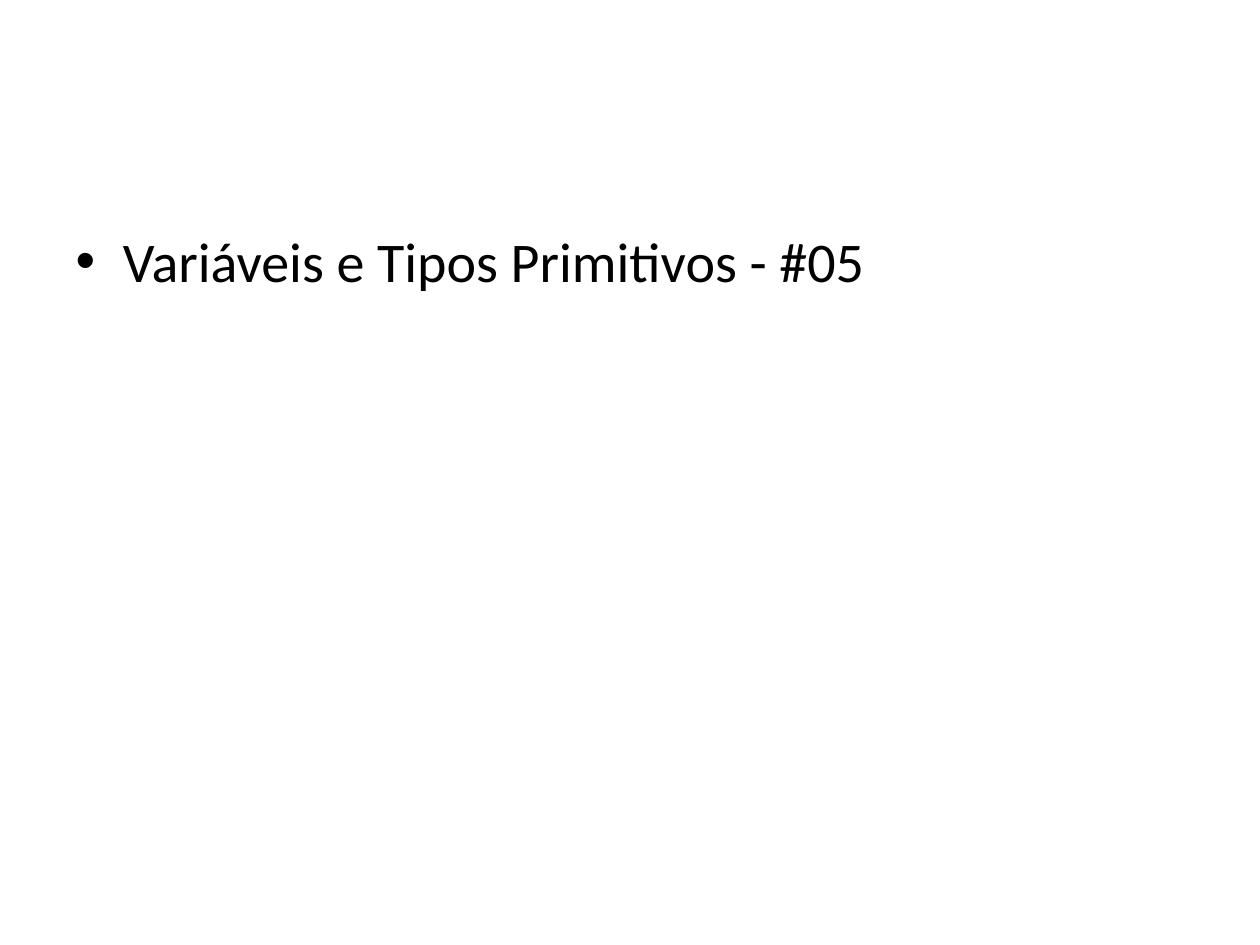
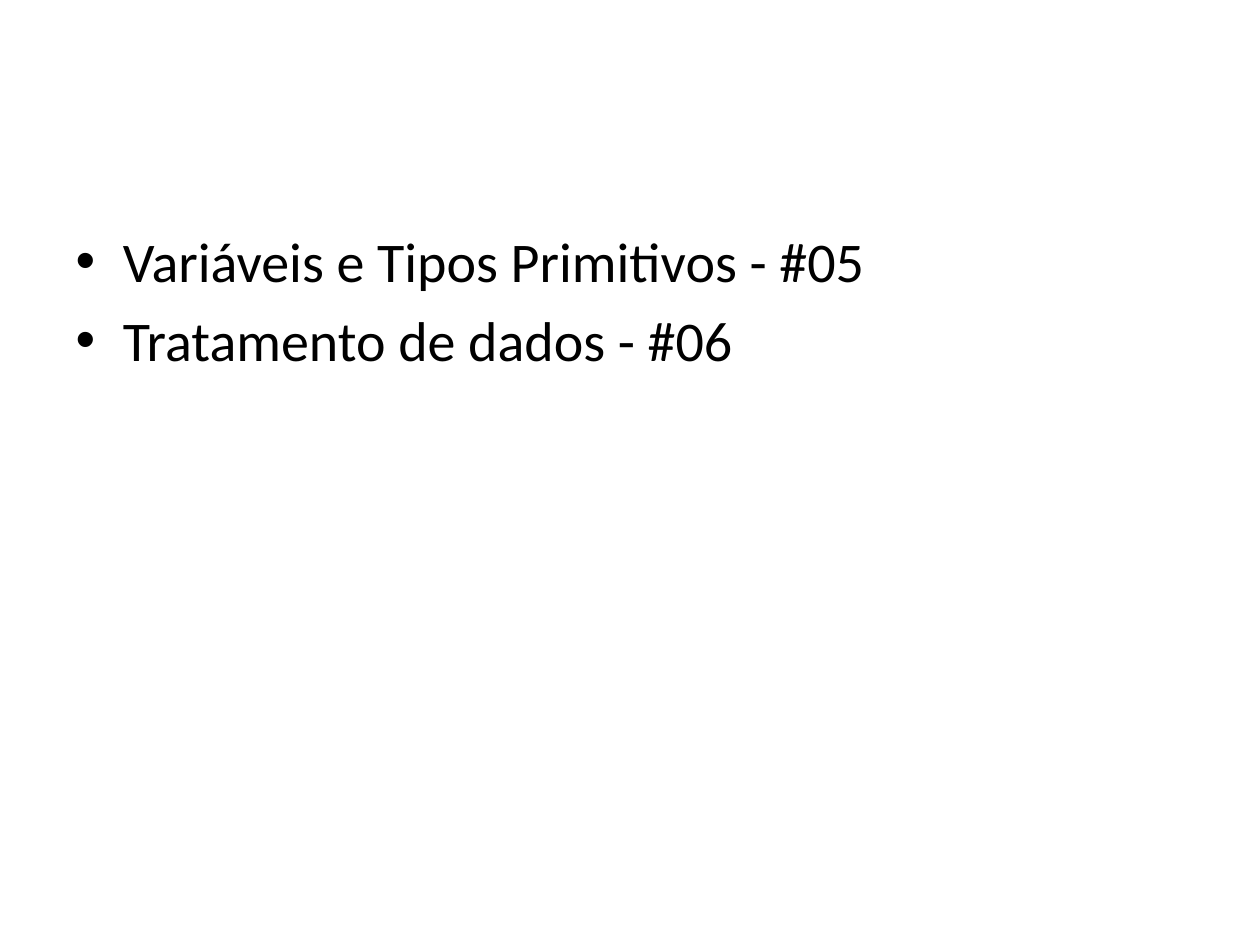
Before and after one commit to Wellingtongu/Cursos-AVD, a slide deck: slide 3 of Documentacao/Documentacao-curso-Javascript.pptx. Drawn at 1260x945 pixels with LibreOffice and Linux fonts; fonts in the diff are those of the drawing; background and template pictures are left out. Boxes give left, top, right and bottom in pixels: in the first picture for what was removed or moved away, otherwise in the second. Text is boxed around its words. In the diff, an @@ line names an element or a change of style, - is before the commit and + after.

```diff
--- a/Documentacao/Documentacao-curso-Javascript.pptx
+++ b/Documentacao/Documentacao-curso-Javascript.pptx
@@ text at (123,322,733,362): paragraph added @@
+• Tratamento de dados - #06
```
Also in this commit, not shown: 1 other file.
